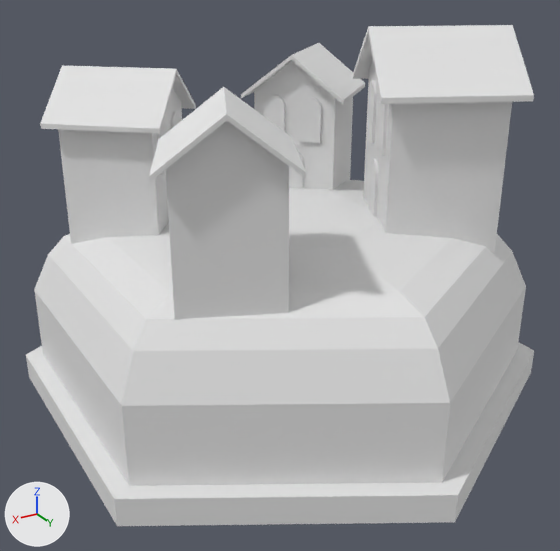
Renders of the Blender file Models/Village.blend from each side of a commit.
Rendered twice from a camera (50 mm lens) standing at (13.9, 23.1, 15.3) and looking at (0.5, 0.7, 4.2). The lights are fixed; the arrows at lower left show +X, +Y and +Z.
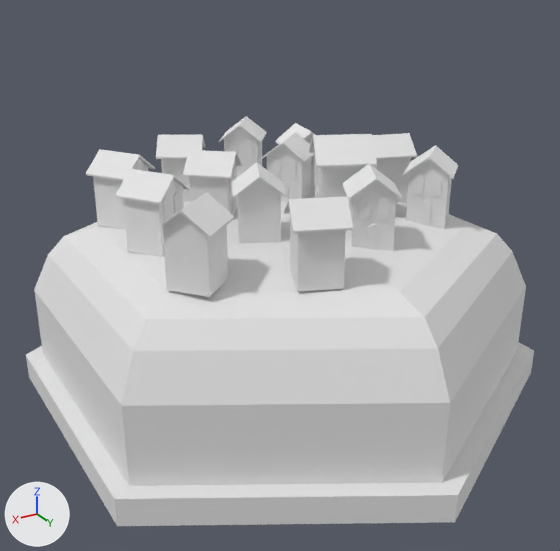
Diff of the bpy script that builds the scene:
```diff
--- a/Models/Village.blend.py
+++ b/Models/Village.blend.py
@@ ob_cube_001 @@
 ob_cube_001 = bpy.data.objects.new('Cube.001', me_cube_001)
-ob_cube_001.location = (-4.98, 2.22, 5.13)
+ob_cube_001.location = (-2.1, 0.72, 5.85)
 ob_cube_001.rotation_euler = (1.571, 0.0, -0.446)  # degrees (90, 0, -26)
+ob_cube_001.scale = (0.421, 0.421, 0.421)
@@ ob_cube_002 @@
 ob_cube_002 = bpy.data.objects.new('Cube.002', me_cube_002)
-ob_cube_002.location = (4.03, 3.66, 5.13)
+ob_cube_002.location = (1.69, 1.33, 5.85)
 ob_cube_002.rotation_euler = (1.571, 0.0, -2.027)  # degrees (90, 0, -116)
-ob_cube_002.scale = (0.818, 0.818, 0.818)
+ob_cube_002.scale = (0.344, 0.344, 0.344)
@@ ob_cube_003 @@
 ob_cube_003 = bpy.data.objects.new('Cube.003', me_cube_003)
-ob_cube_003.location = (4.59, -3.19, 5.13)
+ob_cube_003.location = (1.93, -1.56, 5.85)
 ob_cube_003.rotation_euler = (1.571, 0.0, -3.864)  # degrees (90, 0, -221)
-ob_cube_003.scale = (0.825, 0.825, 0.825)
+ob_cube_003.scale = (0.348, 0.348, 0.348)
@@ ob_cube_004 @@
 ob_cube_004 = bpy.data.objects.new('Cube.004', me_cube_004)
-ob_cube_004.location = (-3.66, -4.16, 5.13)
+ob_cube_004.location = (-1.54, -1.97, 5.85)
 ob_cube_004.rotation_euler = (1.571, 0.0, -5.556)  # degrees (90, 0, -318)
-ob_cube_004.scale = (0.825, 0.825, 0.825)
+ob_cube_004.scale = (0.348, 0.348, 0.348)
@@ ob_cube_016 @@
+ob_cube_016 = bpy.data.objects.new('Cube.016', me_cube_016)  # 108 vertices, 98 faces; spans x -2.5..2.5, y -0.03..7.6, z -2.5..2.5; in mat_material_031 (white #e7e7e7), mat_material_032 (white #e7e7e7)
+ob_cube_016.location = (-4.8, 2.49, 5.85)
+ob_cube_016.rotation_euler = (1.571, 0.0, -5.556)  # degrees (90, 0, -318)
+ob_cube_016.scale = (0.348, 0.348, 0.348)
@@ ob_cube_015 @@
+ob_cube_015 = bpy.data.objects.new('Cube.015', me_cube_015)  # 108 vertices, 98 faces; spans x -2.5..2.5, y -0.03..7.6, z -2.5..2.5; in mat_material_029 (white #e7e7e7), mat_material_030 (white #e7e7e7)
+ob_cube_015.location = (4.84, -3.12, 5.85)
+ob_cube_015.rotation_euler = (1.571, 0.0, -4.141)  # degrees (90, 0, -237)
+ob_cube_015.scale = (0.348, 0.348, 0.348)
@@ ob_cube_014 @@
+ob_cube_014 = bpy.data.objects.new('Cube.014', me_cube_014)  # 108 vertices, 98 faces; spans x -2.5..2.5, y -0.03..7.6, z -2.5..2.5; in mat_material_027 (white #e7e7e7), mat_material_028 (white #e7e7e7)
+ob_cube_014.location = (4.98, 3.4, 5.85)
+ob_cube_014.rotation_euler = (1.571, 0.0, -2.449)  # degrees (90, 0, -140)
+ob_cube_014.scale = (0.348, 0.348, 0.348)
@@ ob_cube_013 @@
+ob_cube_013 = bpy.data.objects.new('Cube.013', me_cube_013)  # 108 vertices, 98 faces; spans x -2.5..2.5, y -0.03..7.6, z -2.5..2.5; in mat_material_025 (white #e7e7e7), mat_material_026 (white #e7e7e7)
+ob_cube_013.location = (4.84, -0.09, 5.85)
+ob_cube_013.rotation_euler = (1.571, 0.0, -4.141)  # degrees (90, 0, -237)
+ob_cube_013.scale = (0.348, 0.348, 0.348)
@@ ob_cube_010 @@
+ob_cube_010 = bpy.data.objects.new('Cube.010', me_cube_010)  # 108 vertices, 98 faces; spans x -2.5..2.5, y -0.03..7.6, z -2.5..2.5; in mat_material_019 (white #e7e7e7), mat_material_020 (white #e7e7e7)
+ob_cube_010.location = (1.86, -4.49, 5.85)
+ob_cube_010.rotation_euler = (1.571, 0.0, -3.673)  # degrees (90, 0, -210)
+ob_cube_010.scale = (0.348, 0.348, 0.348)
@@ ob_cube_009 @@
+ob_cube_009 = bpy.data.objects.new('Cube.009', me_cube_009)  # 108 vertices, 98 faces; spans x -2.5..2.5, y -0.03..7.6, z -2.5..2.5; in mat_material_017 (white #e7e7e7), mat_material_018 (white #e7e7e7)
+ob_cube_009.location = (-1.47, -5.55, 5.85)
+ob_cube_009.rotation_euler = (1.571, 0.0, -5.366)  # degrees (90, 0, -307)
+ob_cube_009.scale = (0.348, 0.348, 0.348)
@@ ob_cube_008 @@
+ob_cube_008 = bpy.data.objects.new('Cube.008', me_cube_008)  # 108 vertices, 98 faces; spans x -2.5..2.5, y -0.03..7.6, z -2.5..2.5; in mat_material_015 (white #e7e7e7), mat_material_016 (white #e7e7e7)
+ob_cube_008.location = (1.77, 5.0, 5.85)
+ob_cube_008.rotation_euler = (1.571, 0.0, -3.53)  # degrees (90, 0, -202)
+ob_cube_008.scale = (0.348, 0.348, 0.348)
@@ ob_cube_007 @@
+ob_cube_007 = bpy.data.objects.new('Cube.007', me_cube_007)  # 108 vertices, 98 faces; spans x -2.5..2.5, y -0.03..7.6, z -2.5..2.5; in mat_material_013 (white #e7e7e7), mat_material_014 (white #e7e7e7)
+ob_cube_007.location = (-1.38, 3.48, 5.85)
+ob_cube_007.rotation_euler = (1.571, 0.0, -5.222)  # degrees (90, 0, -299)
+ob_cube_007.scale = (0.348, 0.348, 0.348)
@@ ob_cube_006 @@
+ob_cube_006 = bpy.data.objects.new('Cube.006', me_cube_006)  # 108 vertices, 98 faces; spans x -2.5..2.5, y -0.03..7.6, z -2.5..2.5; in mat_material_011 (white #e7e7e7), mat_material_012 (white #e7e7e7)
+ob_cube_006.location = (-2.92, -3.15, 5.85)
+ob_cube_006.rotation_euler = (1.571, 0.0, -4.892)  # degrees (90, 0, -280)
+ob_cube_006.scale = (0.348, 0.348, 0.348)
@@ ob_cube_005 @@
+ob_cube_005 = bpy.data.objects.new('Cube.005', me_cube_005)  # 108 vertices, 98 faces; spans x -2.5..2.5, y -0.03..7.6, z -2.5..2.5; in mat_material_009 (white #e7e7e7), mat_material_010 (white #e7e7e7)
+ob_cube_005.location = (-5.07, -0.38, 5.85)
+ob_cube_005.rotation_euler = (1.571, 0.0, -6.584)  # degrees (90, 0, 343)
+ob_cube_005.scale = (0.348, 0.348, 0.348)
```

Pixel boxes (x1, y1, x2, y2) of what changed, in the pictures (560 x 551 px):
'Cube.001', moved, rescaled: before (353, 25, 534, 254); after (309, 134, 377, 198)
'Cube.002', moved, rescaled (65% narrower, 65% shorter): before (149, 87, 306, 320); after (232, 163, 287, 243)
'Cube.003', moved, rescaled: before (40, 65, 196, 244); after (183, 150, 242, 215)
'Cube.004', moved, rescaled (56% narrower, 52% shorter): before (241, 43, 365, 190); after (261, 132, 315, 202)
'Cube.014', added: after (155, 192, 234, 297)
'Cube.008', added: after (284, 196, 353, 292)
'Cube.013', added: after (115, 169, 190, 257)
'Cube.007', added: after (343, 164, 403, 251)
'Cube.016', added: after (403, 145, 458, 229)
'Cube.015', added: after (86, 149, 155, 229)
'Cube.005', added: after (372, 133, 417, 204)
'Cube.010', added: after (156, 134, 205, 202)
'Cube.009', added: after (219, 116, 267, 177)
'Cube.006', added: after (276, 123, 315, 189)
